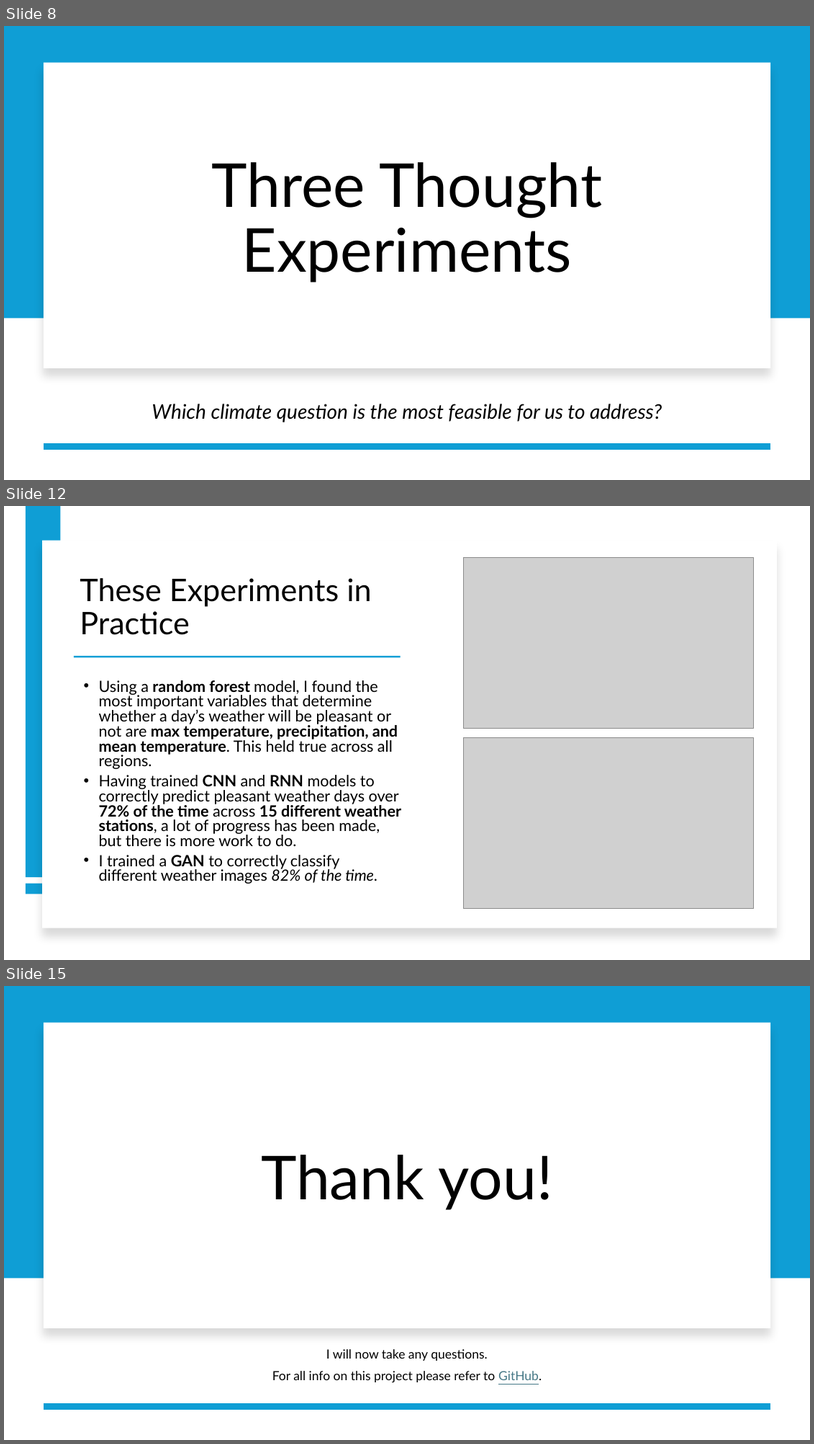
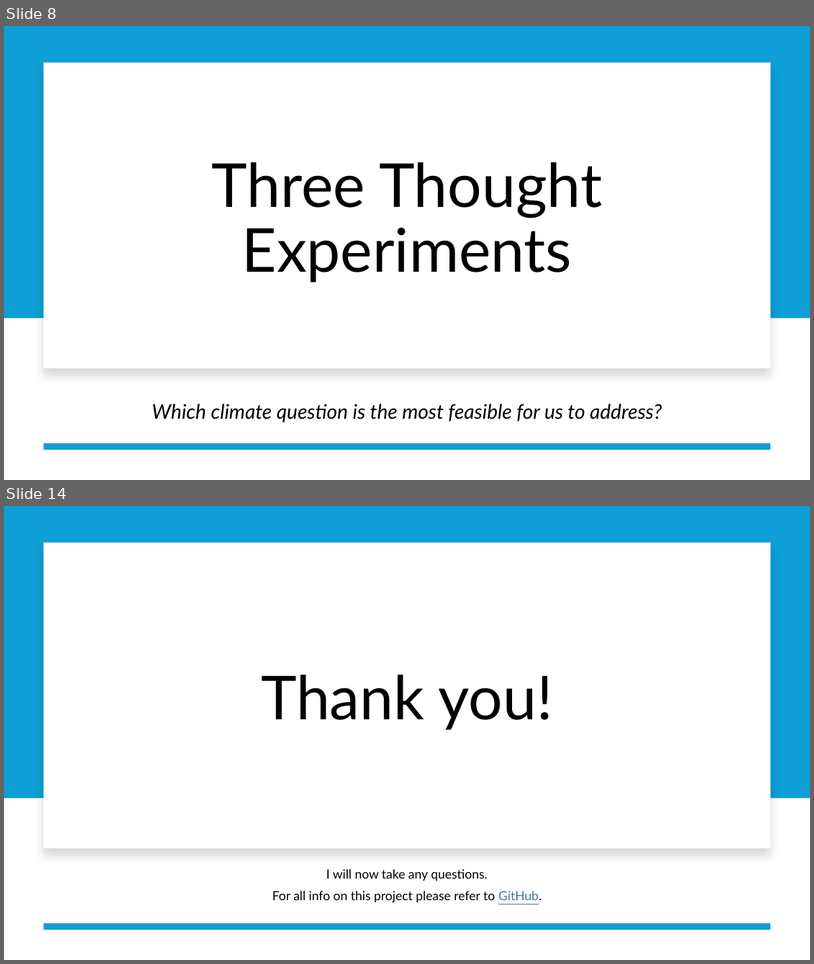
Before and after one commit to john-phil/ClimateWins-Unsupervised-ML, a slide deck: Project Overview/ClimateWins Final Presentation.pptx. Shown one above the other, each under a label of ours: slides 8, 12 and 15 before the commit, slides 8 and 14 after it; the slides between them are not shown. The pictures are 814x1444 and 814x964 pixels, drawn with LibreOffice and Linux fonts; fonts in the diff are those of the drawing; grey boxes stand for pictures. Boxes give left, top, right and bottom in pixels: in the first picture for what was removed or moved away, otherwise in the second. Text is boxed around its words. In the diff, an @@ line names an element or a change of style, - is before the commit and + after.

```diff
--- a/Project Overview/ClimateWins Final Presentation.pptx
+++ b/Project Overview/ClimateWins Final Presentation.pptx
@@ slide 12 removed at (x1=4, y1=506, x2=810, y2=960), background #FFFFFF @@
@@ rectangle removed at (x1=26, y1=506, x2=61, y2=877) @@
@@ rectangle removed at (x1=42, y1=541, x2=777, y2=928) @@
@@ picture removed at (x1=464, y1=557, x2=754, y2=728) @@
@@ title removed at (x1=80, y1=578, x2=371, y2=635) @@
-These Experiments in Practice
@@ rectangle removed at (x1=74, y1=656, x2=400, y2=658) @@
@@ text removed at (x1=99, y1=680, x2=401, y2=883) @@
-• Using a random forest model, I found the most important variables that determine whether a day’s weather will be pleasant or not are max temperature, precipitation, and mean temperature. This held true across all regions.
-• Having trained CNN and RNN models to correctly predict pleasant weather days over 72% of the time across 15 different weather stations, a lot of progress has been made, but there is more work to do.
-• I trained a GAN to correctly classify different weather images 82% of the time.
@@ picture removed at (x1=464, y1=738, x2=754, y2=908) @@
@@ rectangle removed at (x1=26, y1=883, x2=61, y2=893) @@
@@ what was slide 15 is now slide 14 @@
```
Also in this commit, not shown: 8 slides changed, 1 slide added, 1 other slide removed.
